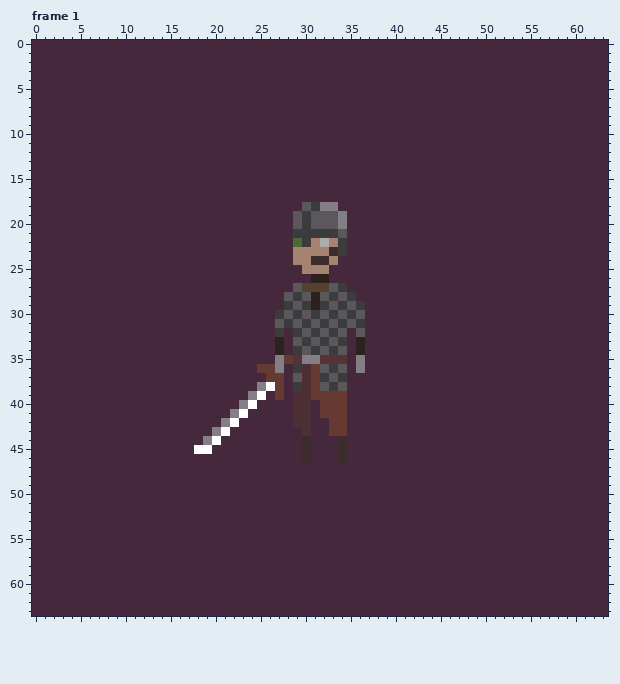
One commit to this pixel-art file: assets/aseprite/human_downscale_idle.ase. Above: the version before the commit.
64x64 pixels, 4 frames. Colours within 5 levels of each other are drawn and written as one. Shown: frame 1. The commit also changed other frames, which this record leaves out.
Now the later version:
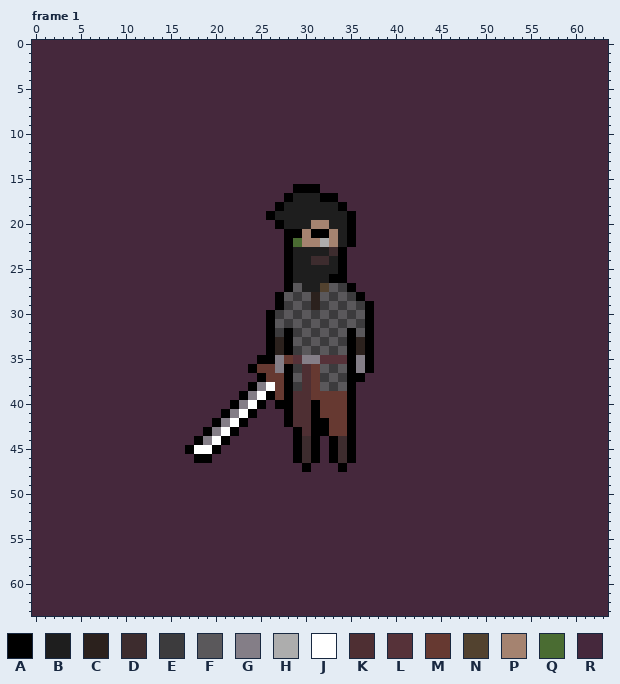
Palette (. is transparent): A #000000  B #1e1e1e  C #2b211d  D #3d2c2e  E #3c3b3d  F #5a585b  G #847e87  H #adadad  J #ffffff  K #4e2f33  L #563239  M #663931  N #52422f  P #a58370  Q #4a6c32  R #45283c
What changed:
layer "bg/outline" now shown
layer "head/facial_hair/facial_hair_0" now shown
layer "head/hair/hair_1" now shown
layer "head/headwear/steel_cap" now hidden
Frame 1:
y 16: x 29..31 RRR -> AAA
y 17: x 28..33 RRRRRR -> ABBBAA
y 18: x 27..34 RRRFEGGR -> ABBBBBBA
y 19: x 26..35 RRRFEFFFGR -> ABBBBBBBBA
y 20: x 27..35 RRFEFFFGR -> ABBBPPBBA
y 21: x 28..35 REEEEEFR -> AAPAAPBA
y 22: x 28 R -> A; x 30 E -> P; x 34..35 ER -> BA
y 23: x 28..32 RPPPP -> ABBBB; x 34 E -> A
y 24: x 28..30 RPP -> ABB; x 33..34 PR -> BA
y 25: x 28..34 RRPPPRR -> ABBBBBA
y 26: x 28..34 RRRCCRR -> ABBBBAA
y 27: x 28 R -> A; x 30..31 NN -> BB; x 35 R -> A
y 28: x 27 R -> A; x 36 R -> A
y 29: x 27 R -> A; x 37 R -> A
y 30..31: x 26 R -> A; x 37 R -> A
y 32..34: x 26 R -> A; x 28 R -> A; x 35 R -> A; x 37 R -> A
y 35: x 25..26 RR -> AA; x 35 R -> A; x 37 R -> A
y 36: x 24 R -> A; x 28 R -> A; x 35 R -> A; x 37 R -> A
y 37: x 25 R -> A; x 28 R -> A; x 35..36 RR -> AA
y 38: x 24 R -> A; x 28 R -> A; x 35 R -> A
y 39: x 23 R -> A; x 26 R -> A; x 28 R -> A; x 35 R -> A
y 40: x 22 R -> A; x 25 R -> A; x 27..28 RR -> AA; x 31 R -> A; x 35 R -> A
y 41: x 21 R -> A; x 24 R -> A; x 28 R -> A; x 31 R -> A; x 35 R -> A
y 42: x 20 R -> A; x 23 R -> A; x 28 R -> A; x 31..32 RR -> AA; x 35 R -> A
y 43: x 19 R -> A; x 22 R -> A; x 29 R -> A; x 31..32 RR -> AA; x 35 R -> A
y 44: x 18 R -> A; x 21 R -> A; x 29 R -> A; x 31 R -> A; x 33 R -> A; x 35 R -> A
y 45: x 17 R -> A; x 20 R -> A; x 29 R -> A; x 31 R -> A; x 33 R -> A; x 35 R -> A
y 46: x 18..19 RR -> AA; x 29 R -> A; x 31 R -> A; x 33 R -> A; x 35 R -> A
y 47: x 30 R -> A; x 34 R -> A
Changed places in both pictures, as pixel boxes (x1, y1, x2, y2):
changed: (185, 184, 374, 472)
